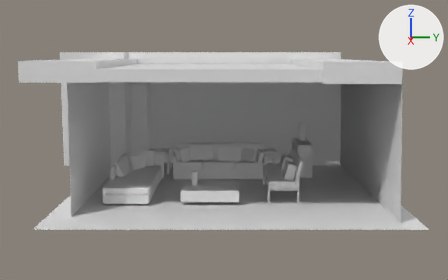
A saved change to the Blender file Homework1.blend.
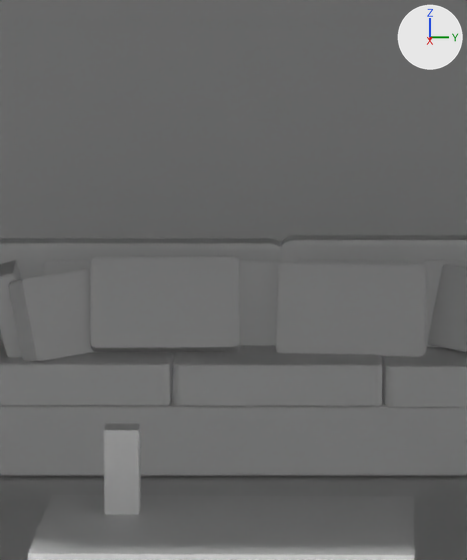
There are two pictures of each version: one whole from a 50 mm lens placed at (42.71, -0.33, 9.49), pointed at (-0.33, -0.36, 3.55), one close up on the part from 39% to 55% of the width and 38% to 69% of the height. The lights are fixed; the arrows at upper right show +X, +Y and +Z.
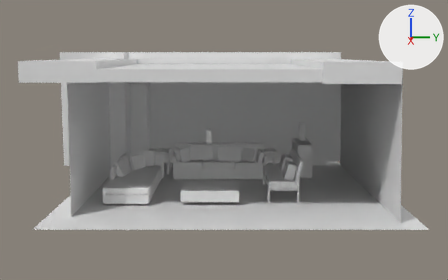
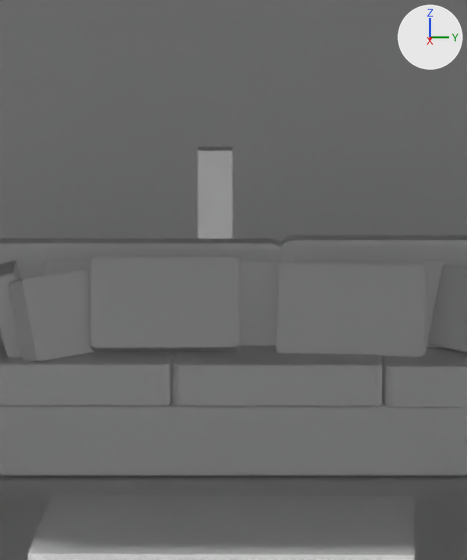
Changed parts and their boxes (x1, y1, x2, y2) in the close-ups (467 x 560 px):
'Cube.035', moved: before (104, 424, 141, 515); after (198, 147, 233, 239)

What changed in the scene script:
```text
Change ob_cube_035:
    ob_cube_035.location: (3.16, -2.25, 1.52) -> (2.49, -1.34, 4.18)
```
